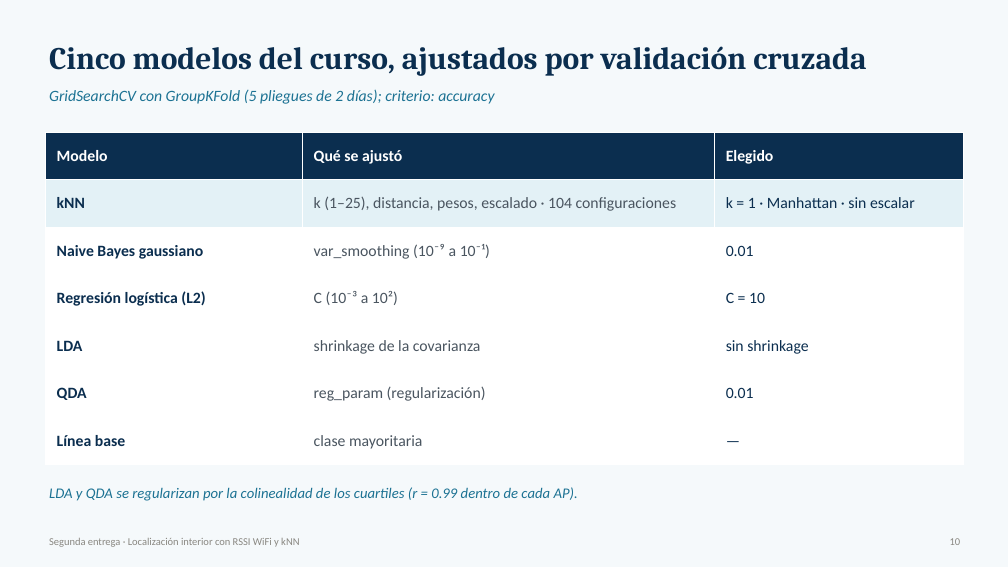
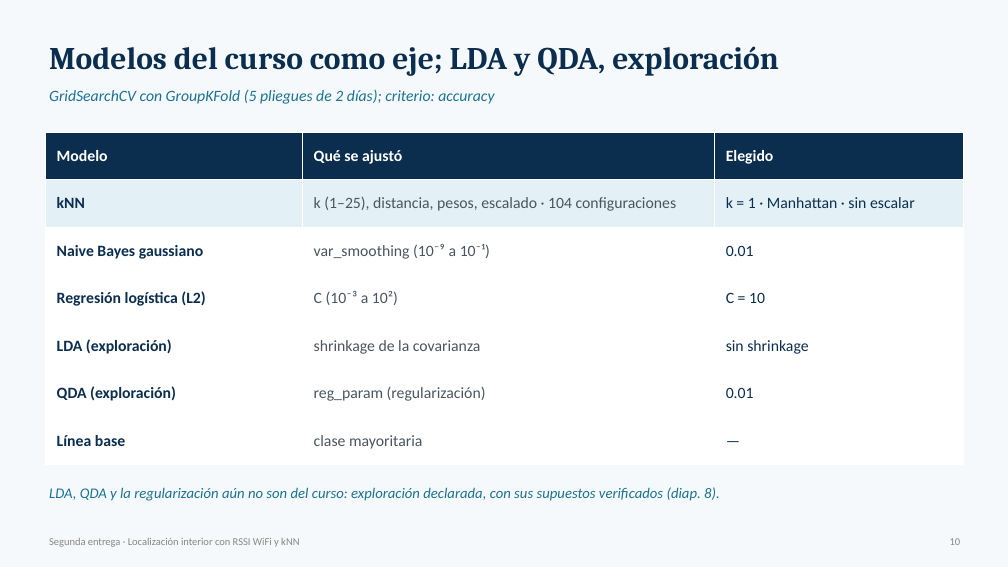
Before and after one commit to danielo2858-spec/ml1-localizacion-qaknn, a slide deck: slide 10 of Segunda_Entrega_Presentacion.pptx. Drawn at 1008x567 pixels with LibreOffice and Linux fonts; fonts in the diff are those of the drawing. Boxes give left, top, right and bottom in pixels: in the first picture for what was removed or moved away, otherwise in the second. Text is boxed around its words. In the diff, an @@ line names an element or a change of style, - is before the commit and + after.

```diff
--- a/Segunda_Entrega_Presentacion.pptx
+++ b/Segunda_Entrega_Presentacion.pptx
@@ text at [49,46,778,76]: text changed @@
-Cinco modelos del curso, ajustados por validación cruzada
+Modelos del curso como eje; LDA y QDA, exploración
@@ table at [45,132,964,465] @@
-row 5, column 1: LDA
+row 5, column 1: LDA (exploración)
-row 6, column 1: QDA
+row 6, column 1: QDA (exploración)
@@ text at [49,487,720,501]: text changed @@
-LDA y QDA se regularizan por la colinealidad de los cuartiles (r = 0.99 dentro de cada AP).
+LDA, QDA y la regularización aún no son del curso: exploración declarada, con sus supuestos verificados (diap. 8).
```
Also in this commit, not shown: 7 other slides changed, 1 other file.
